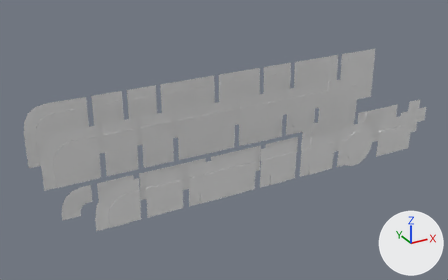
The Blender file Assets/BlendFiles/RoadAssets.blend: old version first, new version second.
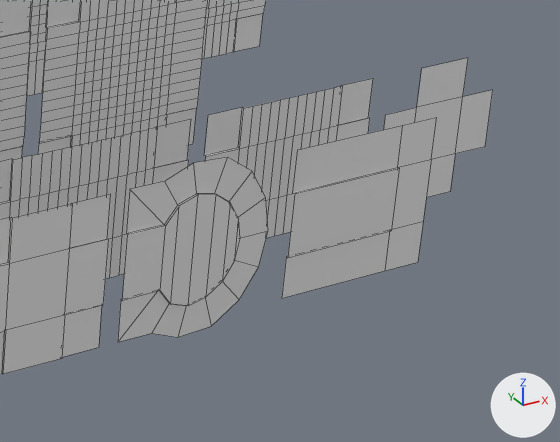
The first picture shows the older version from a 50 mm lens placed at (-5680.0, -9745.0, 4578.0), pointed at (-452.0, -241.0, -175.0). The close-ups show both versions on the part from 69% to 99% of the width and 31% to 68% of the height of that picture; other places that the commit changed are outside them. Every picture has the same lights, and +X, +Y and +Z are marked at lower right. The close-ups show mesh edges as thin lines.

In view in the first close-up: 'Prop_MainRoadToRoad_Crossroads', 'Prop_MainRoad_Crossroads', 'Prop_RoadToSideRoad_T-Section', 'Prop_Road_Crossroads', 'Prop_SideRoadToMainRoad_Crossroads', 'Prop_SideRoadToRoad_Crossroads', 'Prop_SideRoad_Crossroads', 'Prop_SingleRoad_Crossroads', 'Prop_SingleRoad_CulDeSac', 'Prop_SingleRoad_EndPlain'.
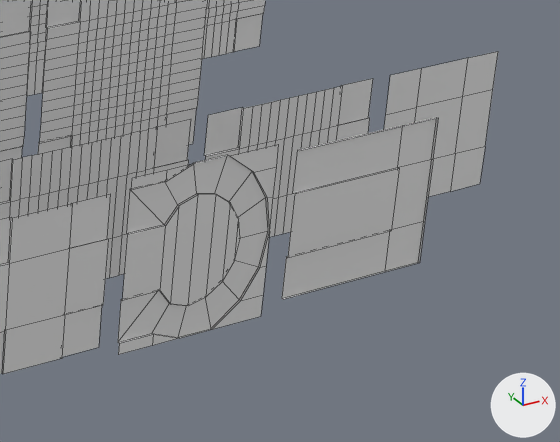
Pixel boxes [x1, y1, x2, y2] of what changed, in the close-ups (560 x 442 px):
'Prop_SingleRoad_EndPlain', reshaped (7% wider, 14% taller)
    before: [118, 157, 268, 342]
    after: [118, 144, 279, 355]
'Prop_SingleRoad_CulDeSac', reshaped
    before: [282, 117, 437, 298]
    after: [282, 117, 438, 299]
'Prop_SideRoad_Crossroads', reshaped
    before: [384, 58, 493, 197]
    after: [384, 51, 498, 197]
part 1 of me_mesh_sideroad_crossroads, added
    after: [386, 68, 422, 114]
part 2 of me_mesh_sideroad_crossroads, added
    after: [450, 51, 498, 191]
part 3 of me_mesh_singleroad_endplain, built on
    before: [178, 157, 252, 337]
    after: [118, 144, 279, 355]
part 4 of me_mesh_singleroad_culdesac, added
    after: [282, 117, 438, 299]

The change, as a diff of the scene's bpy script:
```diff
--- a/Assets/BlendFiles/RoadAssets.blend.py
+++ b/Assets/BlendFiles/RoadAssets.blend.py
@@ me_mesh_sideroad_crossroads @@
 me_mesh_sideroad_crossroads.from_pydata(...)  # 12 vertices, 5 faces; spans x -700.0..0.0, y 0.0, z -500.0..200.0
 # verts and faces of me_mesh_sideroad_crossroads; kept vertices keep their numbers, new ones are numbered from 12
+# me_mesh_sideroad_crossroads part 1
+verts[12] = (-700.0, 0.0, 200.0)  # pixel (390, 75)
+verts[15] = (-700.0, 0.0, -500.0)
+faces += [(0, 3, 5, 15), (6, 12, 11, 9)]  # mat_mat_grass (white #e7e7e7)
+# me_mesh_sideroad_crossroads part 2
+verts[13] = (0.0, 0.0, 200.0)  # pixel (498, 51)
+verts[14] = (0.0, 0.0, -500.0)  # pixel (479, 183)
+faces += [(1, 14, 4, 2), (7, 8, 10, 13)]  # mat_mat_grass (white #e7e7e7)
 me_mesh_sideroad_crossroads.materials.append(mat_mat_road)
+me_mesh_sideroad_crossroads.materials.append(mat_mat_grass)  # white #e7e7e7
@@ me_mesh_singleroad_endplain @@
 # used by ob_prop_singleroad_endplain; location = (1186.0, -2040.0, 69.0); rotation_euler = (0.0, -1.571, 0.0), in degrees (0, -90, 0)
-me_mesh_singleroad_endplain.from_pydata(...)  # 43 vertices, 35 faces; spans x -404.0..404.0, y -11.0..-1.0, z -431.0..351.0
+me_mesh_singleroad_endplain.from_pydata(...)  # 66 vertices, 57 faces; spans x -404.0..404.0, y -11.0..-1.0, z -431.0..351.0
+# me_mesh_singleroad_endplain part 3
+# 2 vertices move from x -393.0..393.0, y -1.0, z -161.0 to x -404.0..404.0, y -1.0, z -161.0
+# 10 vertices are added at x -404.0..404.0, y -11.0, z -431.0..350.0
+# 13 new vertices lie (0.0, -10.0, 0.0) away from vertices in x -404.0..404.0, y -1.0, z -431.0..350.0
+# 12 new faces join them, mat_mat_sidewalk (white #e7e7e7)
+# 10 new faces join them, mat_mat_grass (white #e7e7e7)
 me_mesh_singleroad_endplain.materials.append(mat_mat_sidewalk)
 me_mesh_singleroad_endplain.materials.append(mat_mat_road)
+me_mesh_singleroad_endplain.materials.append(mat_mat_grass)  # white #e7e7e7
@@ me_mesh_singleroad_culdesac @@
 me_mesh_singleroad_culdesac.from_pydata(...)  # 16 vertices, 9 faces; spans x -600.0..200.0, y 0.0..10.0, z -350.0..350.0
 # verts and faces of me_mesh_singleroad_culdesac; kept vertices keep their numbers, new ones are numbered from 16
+# me_mesh_singleroad_culdesac part 4
+for new, old in zip([*range(16, 24)], [*range(8, 16)]): verts[new] = verts[old] + (0.0, -10.0, 0.0)
+faces += [(11, 15, 23, 19), (12, 14, 22, 20), (12, 20, 21, 13), (9, 17, 22, 14), (8, 16, 17, 9), (13, 21, 23, 15)]  # mat_mat_sidewalk (white #e7e7e7)
+faces += [(10, 11, 19, 18)]  # mat_mat_sidewalk (white #e7e7e7)
 me_mesh_singleroad_culdesac.materials.append(mat_mat_road)
```
